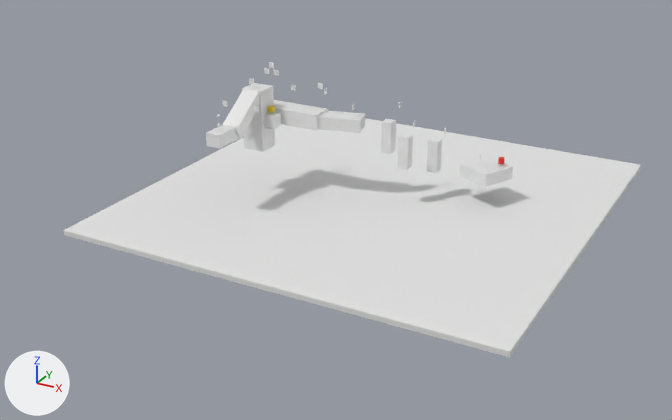
Renders of the Blender file GlockTheClock/assets/Maps/Level2.blend from each side of a commit.
Rendered twice from a 50 mm camera at (505.0, -813.0, 324.0) aimed at (51.0, 13.0, -89.0). Every picture has the same lights, and +X, +Y and +Z are marked at lower left.

The first picture shows 'BlueTarget.017', 'DeadZone.000', 'Goal', 'Platform.000', 'Platform.001', 'Platform.004', 'Platform.005', 'Platform.006', 'Platform.007', 'Platform.008', 'Platform.009', 'Platform.010', 'Platform.011', 'RedTarget.010', 'RedTarget.011', 'RedTarget.012'.
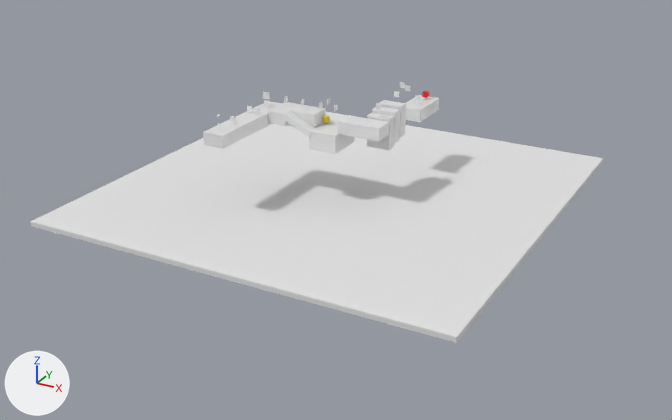
Location of each change, [x1, y1, x2, y2] in pixels of the pictures (672 x 420 px):
'DeadZone.000', moved: before [63, 118, 641, 357]; after [31, 112, 603, 343]
'Platform.010', moved, rescaled, turned: before [223, 89, 259, 139]; after [309, 120, 354, 154]
'Platform.006', moved, rescaled, turned: before [459, 156, 513, 187]; after [406, 95, 439, 122]
'Platform.011', moved, turned, rescaled: before [242, 83, 275, 152]; after [283, 111, 315, 138]
'Platform.000', moved, rescaled (142% wider, 96% taller): before [206, 124, 238, 148]; after [203, 101, 282, 149]
'Platform.004', moved, rescaled, turned: before [318, 111, 366, 133]; after [338, 115, 389, 141]
'Platform.001', moved, rescaled: before [274, 100, 328, 131]; after [274, 102, 326, 128]
'Platform.005', moved, rescaled (71% wider): before [397, 133, 413, 170]; after [372, 107, 400, 144]
'Platform.009', moved, rescaled (71% wider, 8% taller): before [426, 138, 442, 173]; after [378, 100, 406, 138]
'Platform.008', moved, rescaled (75% wider): before [381, 119, 396, 154]; after [367, 113, 394, 150]
'Platform.007', moved, rescaled (35% wider): before [265, 112, 281, 129]; after [268, 108, 290, 126]
'Goal', moved: before [498, 157, 504, 164]; after [422, 91, 429, 98]
'RedTarget.012', moved, rescaled (33% wider, 29% taller): before [269, 62, 274, 68]; after [263, 91, 270, 99]
'RedTarget.010', moved: before [264, 68, 270, 74]; after [264, 100, 269, 106]
'BlueTarget.016', moved: before [291, 85, 296, 91]; after [405, 85, 411, 91]
'BlueTarget.017', moved: before [318, 83, 323, 89]; after [415, 96, 420, 101]
'RedTarget.011', moved, turned: before [274, 69, 279, 76]; after [284, 96, 288, 103]
'RedTarget.015', added: after [376, 103, 382, 110]
'RedTarget.014', moved, turned: before [325, 88, 327, 94]; after [301, 99, 304, 106]

What changed in the scene script:
```text
Change ob_goal:
    ob_goal.location: (205.6, 103.6, -32.5) -> (87.8, 164.7, 9.1)
Change ob_deadzone_000:
    ob_deadzone_000.location: (80.0, 53.9, -82.5) -> (34.0, 53.9, -82.5)
Change ob_platform_000:
    ob_platform_000.location: (-40.6, -65.7, 6.0) -> (-40.6, -20.0, 6.0)
    ob_platform_000.scale: (8.2, 16.7, 7.08) -> (12.2, 61.5, 7.08)
Change ob_platform_001:
    ob_platform_001.location: (-13.9, 28.6, 7.1) -> (-3.2, 28.2, 7.1)
    ob_platform_001.scale: (39.3, 12.9, 8.69) -> (25.7, 12.9, 8.69)
Change ob_platform_004:
    ob_platform_004.rotation_euler: (0.0, 0.0, 0.242) -> (0.0, 0.0, 0.0)  # degrees (0, 0, 14) -> degrees (0, 0, 0)
    ob_platform_004.location: (40.8, 35.1, 6.0) -> (76.6, 27.6, 6.0)
    ob_platform_004.scale: (28.1, 12.4, 7.08) -> (24.1, 12.4, 7.08)
Change ob_platform_005:
    ob_platform_005.location: (117.8, 44.8, -18.7) -> (87.2, 59.7, 1.8)
    ob_platform_005.scale: (5.82, 6.04, 17.7) -> (13.5, 6.46, 17.7)
Change ob_platform_006:
    ob_platform_006.rotation_euler: (0.0, 0.0, -0.429) -> (0.0, 0.0, 0.0)  # degrees (0, 0, -25) -> degrees (0, 0, 0)
    ob_platform_006.location: (191.5, 97.3, -45.4) -> (87.2, 148.9, -3.8)
    ob_platform_006.scale: (19.9, 20.5, 7.08) -> (13.5, 27.2, 7.08)
Change ob_platform_007:
    ob_platform_007.location: (-21.9, 3.2, 5.9) -> (-17.7, 9.6, 8.8)
    ob_platform_007.scale: (5.69, 7.0, 7.08) -> (11.1, 6.01, 7.08)
Change ob_platform_008:
    ob_platform_008.location: (89.9, 61.4, -11.4) -> (87.2, 46.6, -1.7)
    ob_platform_008.scale: (5.82, 6.21, 17.7) -> (13.5, 5.2, 17.7)
Change ob_platform_009:
    ob_platform_009.location: (138.2, 77.0, -29.9) -> (87.2, 74.6, 4.7)
    ob_platform_009.scale: (5.82, 6.17, 17.7) -> (13.5, 6.63, 17.7)
Change ob_platform_010:
    ob_platform_010.rotation_euler: (0.601, 0.0, 0.0) -> (0.0, 0.0, 0.0)  # degrees (34, 0, 0) -> degrees (0, 0, 0)
    ob_platform_010.location: (-40.6, -27.4, 19.4) -> (38.6, 26.2, -9.4)
    ob_platform_010.scale: (9.76, 27.4, 7.27) -> (16.2, 21.9, 10.3)
Change ob_platform_011:
    ob_platform_011.location: (-40.6, 3.4, 6.5) -> (8.7, 8.9, 4.9)
    ob_platform_011.rotation_euler: (0.0, 0.0, 0.0) -> (0.0, 0.436, 0.0)  # degrees (0, 0, 0) -> degrees (0, 25, 0)
    ob_platform_011.scale: (12.2, 12.4, 34.3) -> (18.4, 5.54, 3.45)
Change ob_redtarget_010:
    ob_redtarget_010.location: (-46.8, 32.6, 50.8) -> (-40.8, 20.3, 18.1)
Change ob_redtarget_012:
    ob_redtarget_012.location: (-40.8, 32.6, 58.1) -> (-40.8, 20.3, 27.0)
    ob_redtarget_012.scale: (3.0, 0.5, 3.0) -> (4.0, 0.5, 4.0)
Change ob_redtarget_014:
    ob_redtarget_014.location: (28.2, 31.8, 38.9) -> (2.1, 26.3, 23.8)
    ob_redtarget_014.rotation_euler: (0.0, 0.0, -1.362) -> (0.0, 0.0, -1.571)  # degrees (0, 0, -78) -> degrees (0, 0, -90)
Change ob_bluetarget_016:
    ob_bluetarget_016.location: (-30.8, 62.0, 26.5) -> (88.0, 112.6, 29.7)
Change ob_bluetarget_017:
    ob_bluetarget_017.location: (4.1, 62.0, 33.7) -> (88.0, 140.9, 10.3)
Change ob_redtarget_007:
    ob_redtarget_007.rotation_euler: (0.0, 0.0, -1.335) -> (0.0, 0.0, 0.0)  # degrees (0, 0, -76) -> degrees (0, 0, 0)
Change ob_redtarget_011:
    ob_redtarget_011.location: (-34.9, 32.6, 50.8) -> (-19.0, 26.3, 23.8)
    ob_redtarget_011.rotation_euler: (0.0, 0.0, 0.0) -> (0.0, 0.0, -1.571)  # degrees (0, 0, 0) -> degrees (0, 0, -90)
Add ob_redtarget_015:
    ob_redtarget_015 = bpy.data.objects.new('RedTarget.015', me_cube_032.copy())  # the mesh of ob_redtarget_011
    ob_redtarget_015.location = (88.0, 39.5, 28.4)
    ob_redtarget_015.scale = (3.0, 0.5, 3.0)
```
